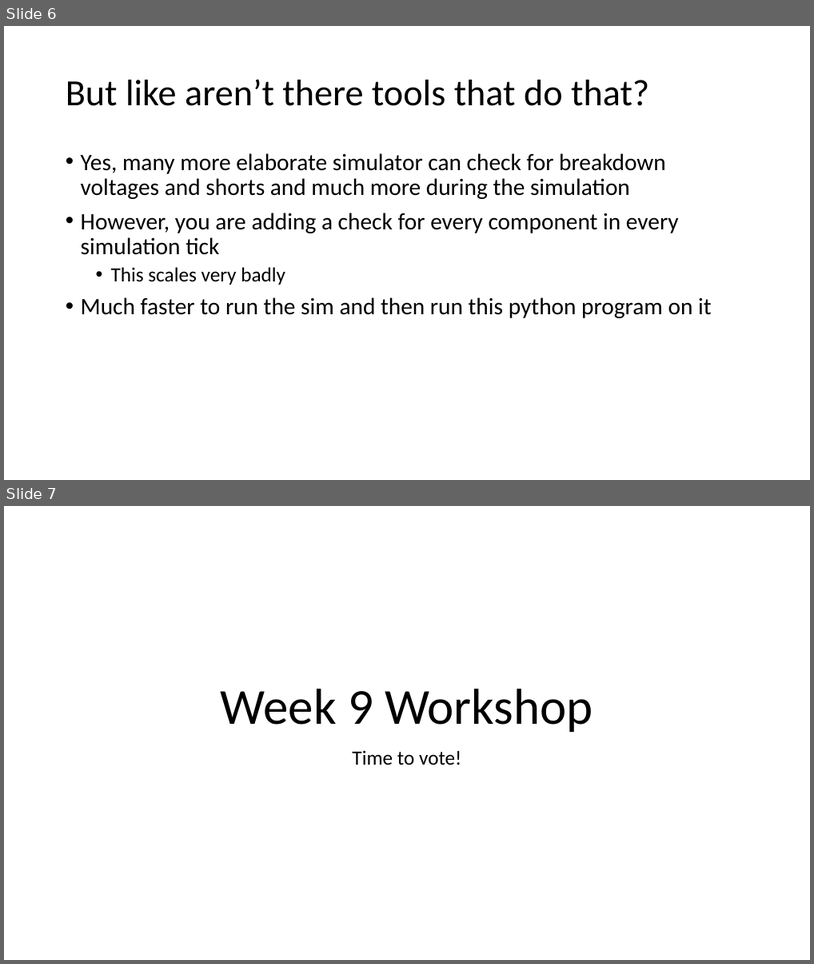
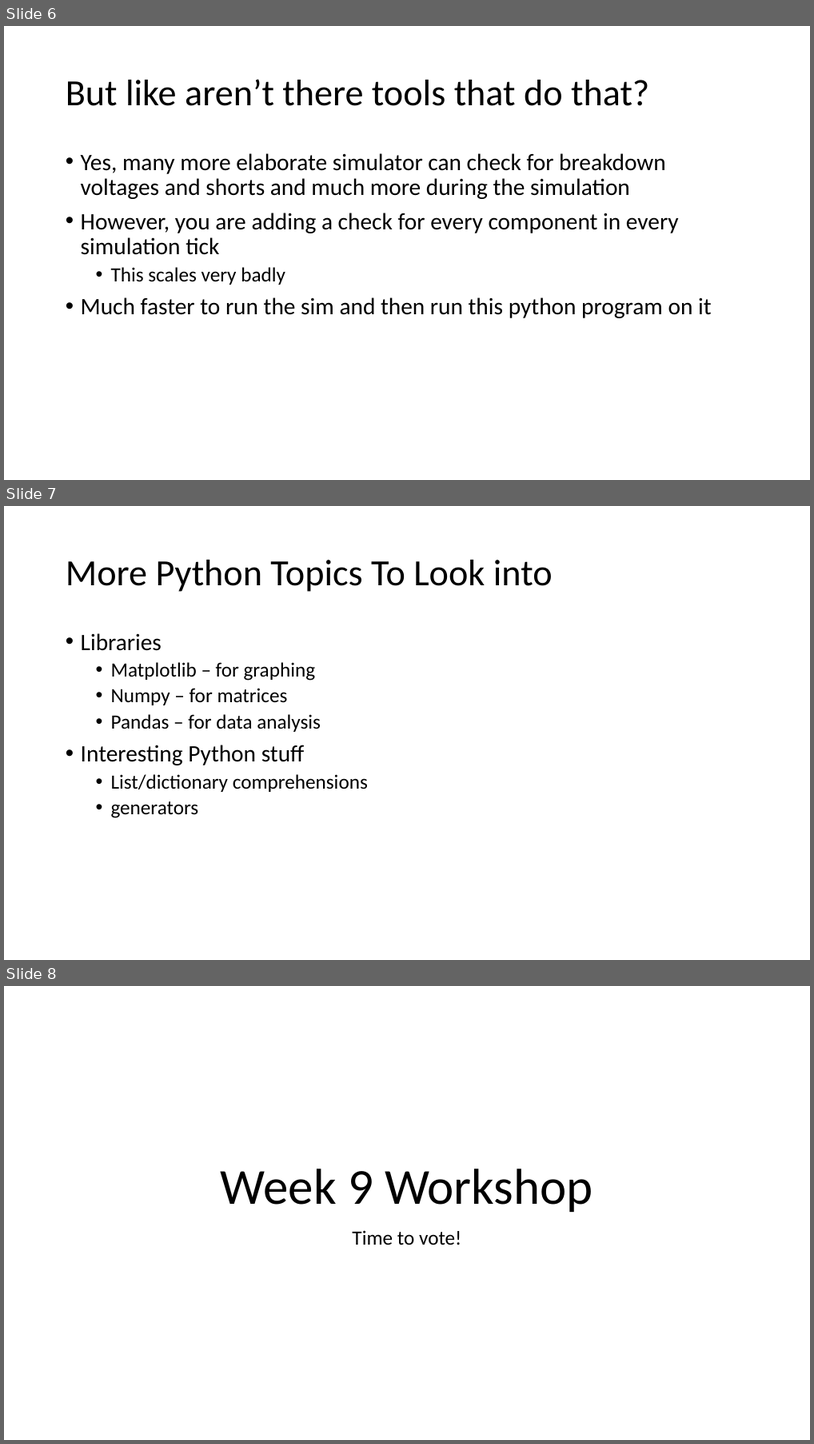
Before and after one commit to ieee-uci/IEEE_Python_Workshop, a slide deck: IEEE Python Workshop.pptx. Shown one above the other, each under a label of ours: slides 6 and 7 before the commit, slides 6, 7 and 8 after it. The pictures are 814x964 and 814x1444 pixels, drawn with LibreOffice and Linux fonts; fonts in the diff are those of the drawing. Boxes give left, top, right and bottom in pixels: in the first picture for what was removed or moved away, otherwise in the second. Text is boxed around its words. In the diff, an @@ line names an element or a change of style, - is before the commit and + after.

```diff
--- a/IEEE Python Workshop.pptx
+++ b/IEEE Python Workshop.pptx
@@ slide 7 added at <box>4,506,810,960</box>, background #FFFFFF @@
@@ title added at <box>66,560,553,592</box>, 44 pt, text #000000 @@
+More Python Topics To Look into
@@ text added at <box>81,633,368,818</box>, 24 pt, text #000000 @@
+• Libraries
+  • Matplotlib – for graphing
+  • Numpy – for matrices
+  • Pandas – for data analysis
+• Interesting Python stuff
+  • List/dictionary comprehensions
+  • generators
@@ what was slide 7 is now slide 8 @@
```
Also in this commit, not shown: 4 slides changed.
